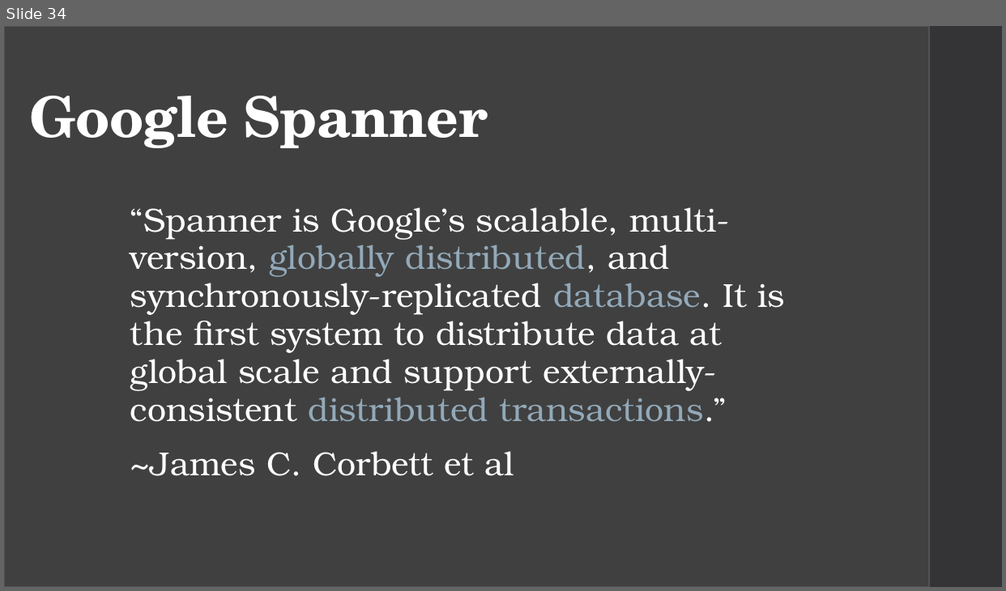
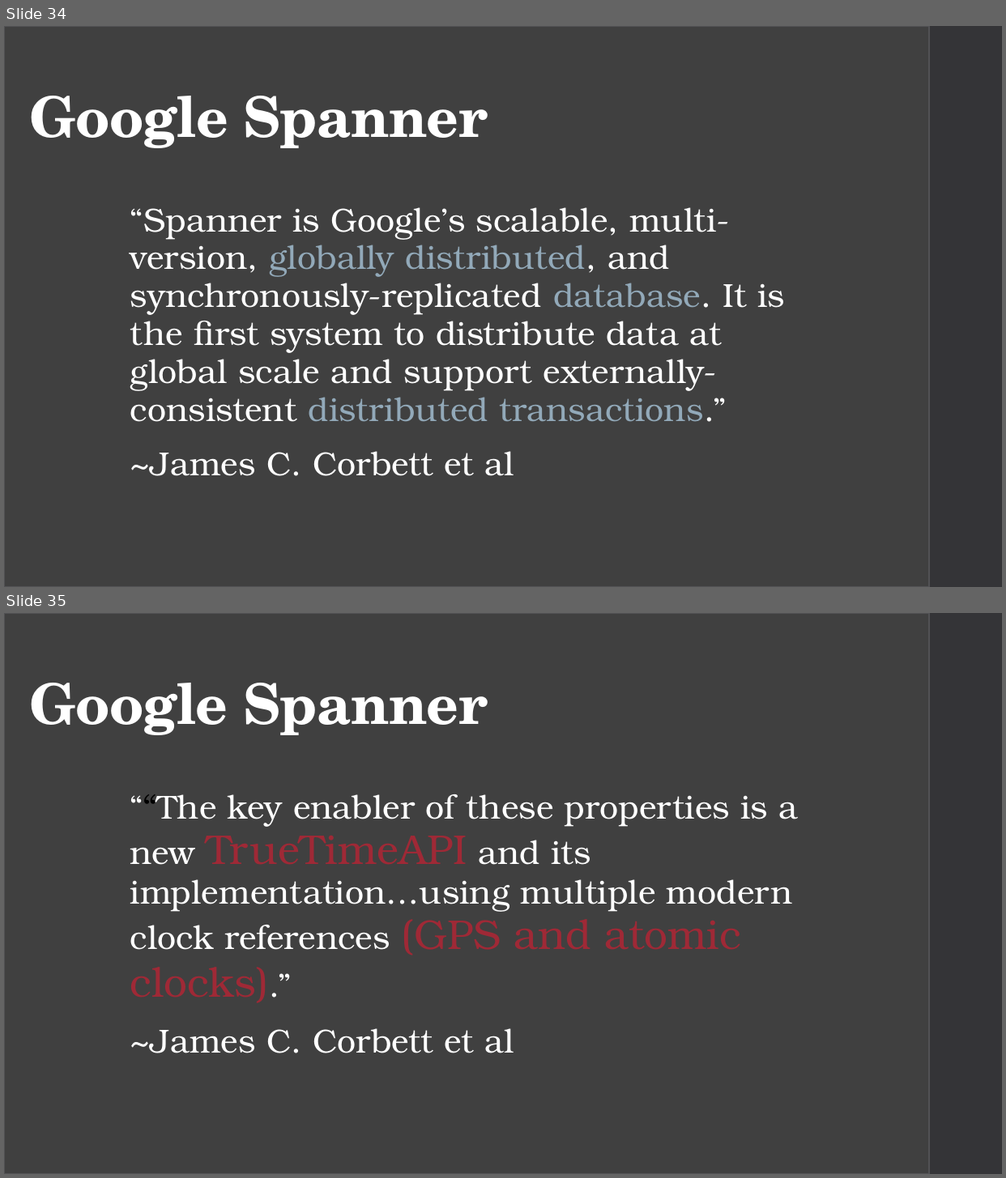
Before and after one commit to CaitieM20/DotNetConf, a slide deck: Patterns & Best Practices For Moving From RDBMS to Azure Storage.pptx. Shown one above the other, each under a label of ours: slide 34 before the commit, slides 34 and 35 after it. The pictures are 1006x591 and 1006x1178 pixels, drawn with LibreOffice and Linux fonts; fonts in the diff are those of the drawing. Boxes give left, top, right and bottom in pixels: in the first picture for what was removed or moved away, otherwise in the second. Text is boxed around its words. In the diff, an @@ line names an element or a change of style, - is before the commit and + after.

```diff
--- a/Patterns & Best Practices For Moving From RDBMS to Azure Storage.pptx
+++ b/Patterns & Best Practices For Moving From RDBMS to Azure Storage.pptx
@@ slide 35 added at (4, 613, 1002, 1174), background #FFFFFF; not listed: 1 template element that a slide beside it also shows @@
@@ rectangle added at (4, 613, 929, 1174), fill #404040, outline #525256 1.1 pt @@
@@ text added at (29, 683, 488, 735), 54 pt, text #FFFFFF, bold @@
+Google Spanner
@@ text added at (130, 794, 799, 1054), 32 pt, text #FFFFFF @@
+““The key enabler of these properties is a new TrueTimeAPI and its implementation…using multiple modern clock references (GPS and atomic clocks).”
+~James C. Corbett et al
```
Also in this commit, not shown: 9 slides changed, 10 other slides added, 4 slides removed.
